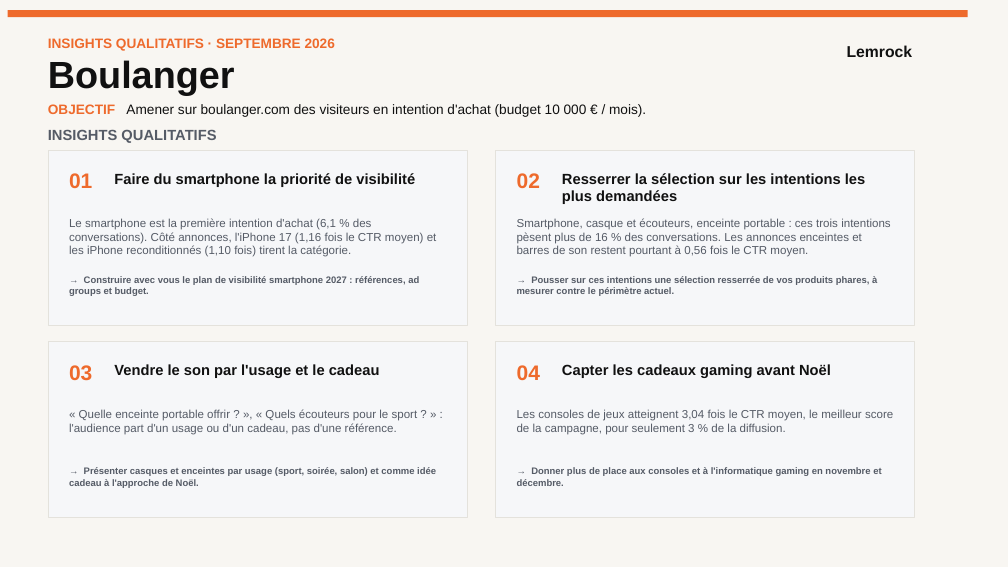
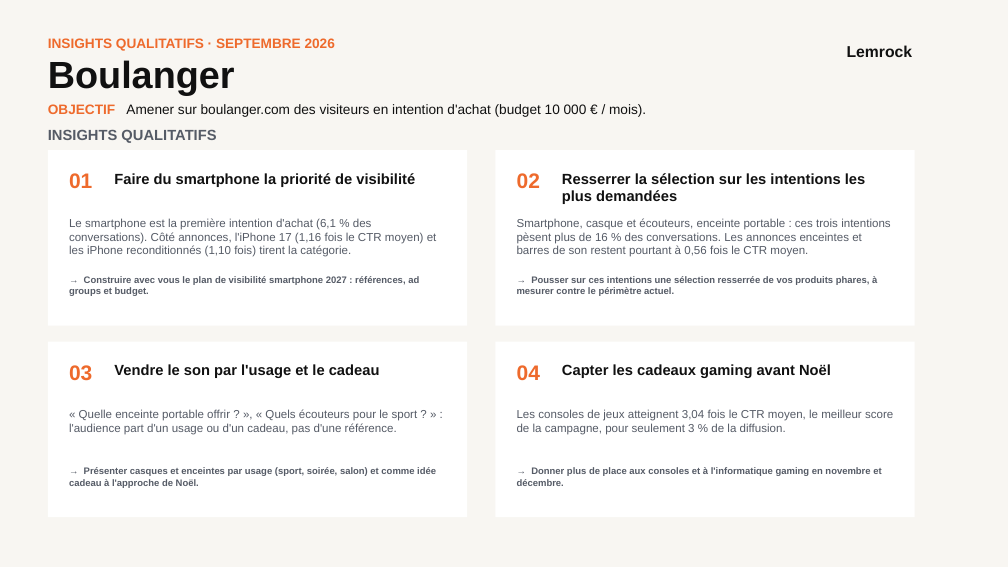
Before and after one commit to stephanemonmarson-creator/Lemrock, a slide deck: slide 12 of rapports/septembre/121026_Customer Success_Septembre 26.pptx. Drawn at 1008x567 pixels with LibreOffice and Linux fonts; fonts in the diff are those of the drawing. Boxes give left, top, right and bottom in pixels: in the first picture for what was removed or moved away, otherwise in the second. Text is boxed around its words. In the diff, an @@ line names an element or a change of style, - is before the commit and + after.

```diff
--- a/rapports/septembre/121026_Customer Success_Septembre 26.pptx
+++ b/rapports/septembre/121026_Customer Success_Septembre 26.pptx
@@ rectangle removed at (x1=8, y1=10, x2=968, y2=17) @@
@@ fill #F6F7F9 to #FFFFFF; outline #E4E2DC 0.75 pt to none in 4 elements at (x1=48, y1=150, x2=467, y2=326), (x1=495, y1=150, x2=915, y2=326), (x1=48, y1=342, x2=467, y2=517), (x1=495, y1=342, x2=915, y2=517) @@
```
Also in this commit, not shown: 41 other slides changed, 3 other files.
